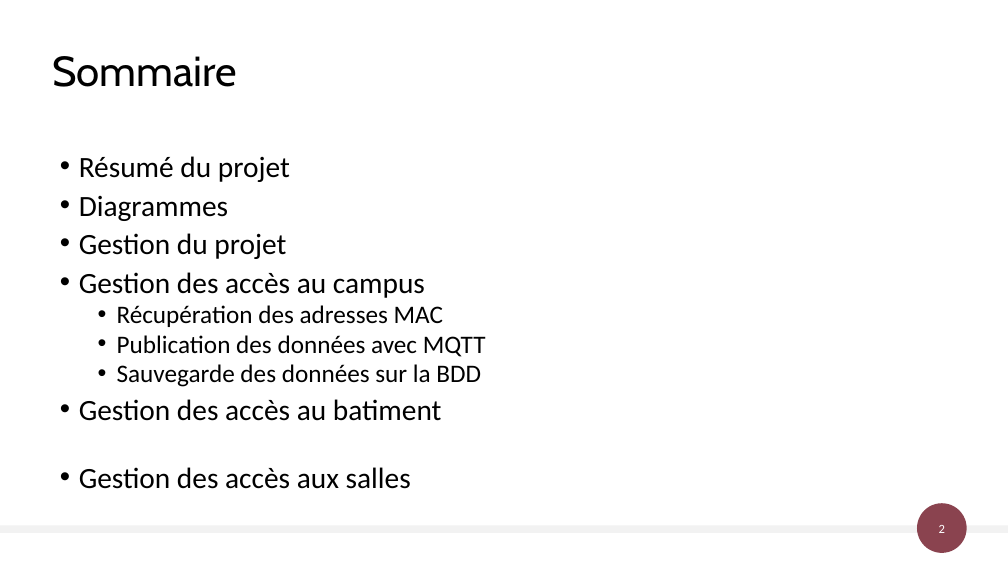
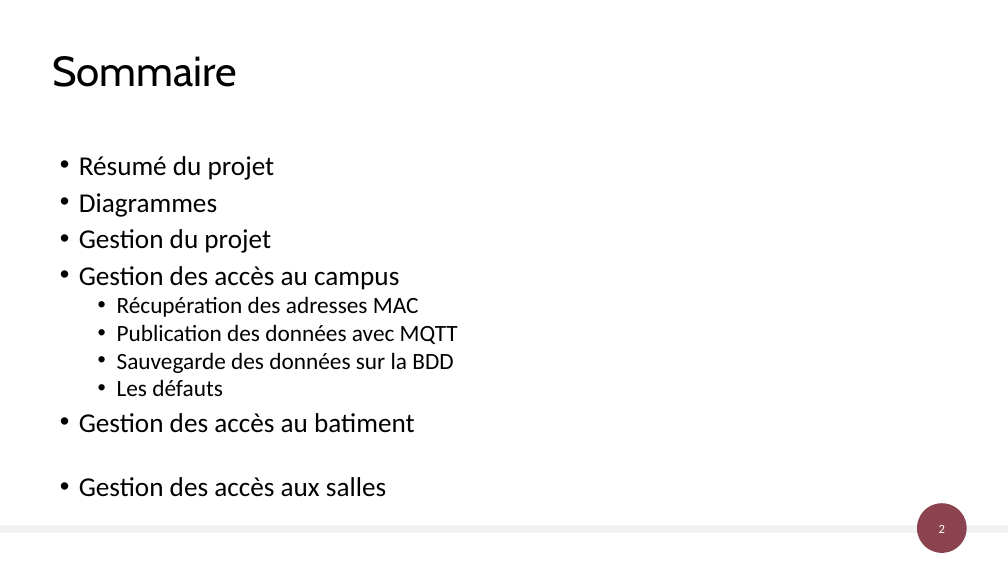
Before and after one commit to AlexandreSaxemard/GestionAccesBatiment, a slide deck: slide 2 of Docs/Gestion des accès au bâtiment.pptx. Drawn at 1008x567 pixels with LibreOffice and Linux fonts; fonts in the diff are those of the drawing. Boxes give left, top, right and bottom in pixels: in the first picture for what was removed or moved away, otherwise in the second. Text is boxed around its words. In the diff, an @@ line names an element or a change of style, - is before the commit and + after.

```diff
--- a/Docs/Gestion des accès au bâtiment.pptx
+++ b/Docs/Gestion des accès au bâtiment.pptx
@@ text at [79,156,458,497]: size 28 to 25.9 pt in "Résumé du projet", "Diagrammes", "Gestion du projet", "Gestion des accès au campus" and 2 more places; size 24 to 22.2 pt in "Récupération des adresses MAC", "Publication des données avec MQTT", "Sauvegarde des données sur la BDD" @@
@@ text at [117,379,223,396]: paragraph added @@
+  • Les défauts
```
Also in this commit, not shown: 6 slides added, 1 other file.
